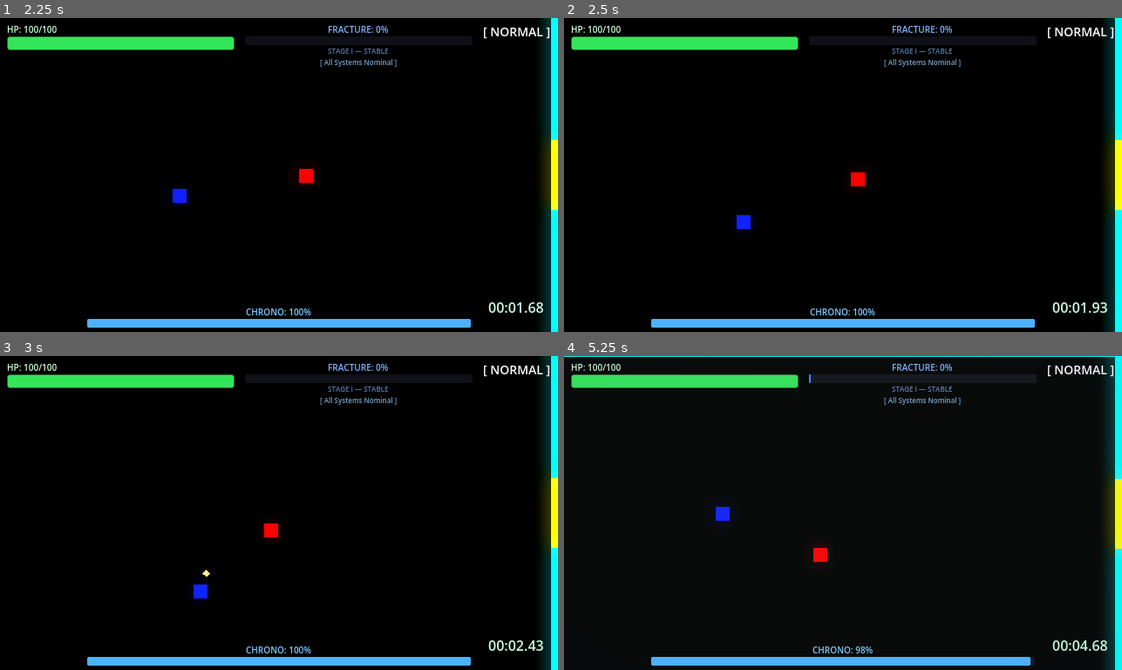
Above: before the commit, frames 1-4 (two rows, left to right).
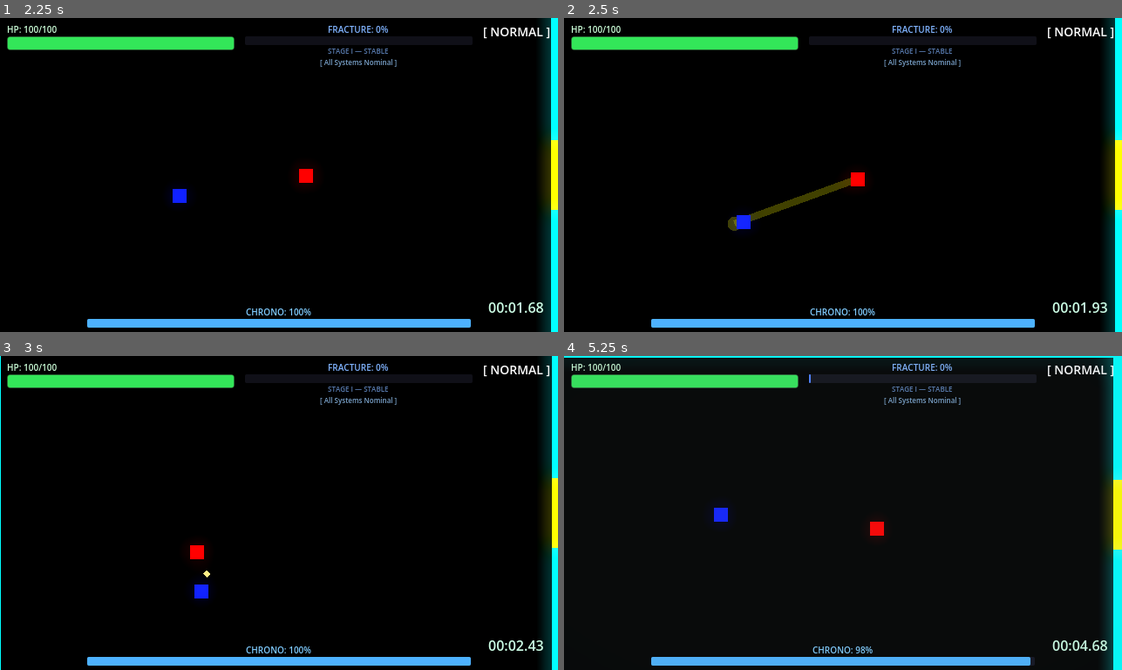
Above: after the commit, the same moments.

Repository: scarf-y/Polychron
Game: Godot game, scene res://scenes/ui/main_menu.tscn
The game is run twice, just before and just after one commit, with the same random seed, the same clock (stepped at 60 frames per second) and the same inputs.
Inputs (mouse positions are in pixels of both pictures, inside the frame that each line leads up to):
- Up to frame 1 (2.25 s): click "ENTER THE VOID" at 0.5 s; move the mouse to (401, 159) at 1.27 s; hold D (move_right) 1.28-2.03 s; tap Q (dash) at 1.35, 2.1 s; move the mouse to (167, 190) at 2.02 s; hold S (move_down) from 2.03 s (still down)
- Up to frame 2 (2.5 s): keep holding S (move_down)
- Up to frame 3 (3 s): move the mouse to (334, 443) at 2.77 s; release S (move_down) at 2.78 s; hold D (move_right) from 2.78 s (still down); click (334, 443) at 2.85 s
- Up to frame 4 (5.25 s): tap Q (dash) at 3.05, 3.8, 4.55 s; move the mouse to (815, 575) at 3.52 s; release D (move_right) at 3.53 s; hold W (move_up) 3.53-4.28 s; tap E (time_erase) at 3.6 s; move the mouse to (1010, 560) at 4.27 s; hold A (move_left) from 4.28 s (still down); tap Shift (time_slow) at 4.35 s; move the mouse to (675, 465) at 5.02 s; tap Space (time_stop) at 5.1 s

Frame 1 is identical in both runs. In frame 2, 0.5% of the frame differs, in the area x 29-52%, y 50-68%; in frame 3, 0.6%; in frame 4, 0.9%, in the area x 0-100%, y 0-100%.

Commit message:
feat: buff stalker dash range and add visual telegraph line, extend boss cone telegraph

Diff:
--- a/scripts/stalker_enemy.gd
+++ b/scripts/stalker_enemy.gd
@@ -16,9 +16,11 @@
 
 # --- Attack Telegraph ---
 var _is_attacking: bool = false
-const LUNGE_SPEED: float = 200.0
-const LUNGE_DURATION: float = 0.2
-const ATTACK_RANGE: float = 50.0
+var _is_telegraphing: bool = false
+var _lunge_target_dir: Vector2 = Vector2.ZERO
+const LUNGE_SPEED: float = 500.0
+const LUNGE_DURATION: float = 0.3
+const ATTACK_RANGE: float = 140.0
 const ATTACK_COOLDOWN: float = 1.5
 var _attack_cooldown_timer: float = 0.0
 
@@ -74,11 +76,17 @@
 
 func _perform_lunge(direction: Vector2, player: Node2D) -> void:
 	_is_attacking = true
+	_is_telegraphing = true
+	_lunge_target_dir = direction
 	_attack_cooldown_timer = ATTACK_COOLDOWN
 
-	# Telegraph: flash yellow for 0.3s
+	# Telegraph: flash yellow for 0.3s and show line
 	modulate = Color(1, 1, 0)  # Bright yellow warning
+	queue_redraw()
 	await get_tree().create_timer(0.3).timeout
+
+	_is_telegraphing = false
+	queue_redraw()
 
 	# Lunge!
 	modulate = Color(1, 0, 0)  # Bright red during attack
@@ -96,6 +104,13 @@
 
 	_is_attacking = false
 	modulate = Color(1.0, 0.2, 0.2)
+
+func _draw() -> void:
+	if _is_telegraphing:
+		var target_pos = _lunge_target_dir * (LUNGE_SPEED * LUNGE_DURATION)
+		# Draw a thick transparent grey/white line to show the dash path
+		draw_line(Vector2.ZERO, target_pos, Color(0.8, 0.8, 0.9, 0.3), 8.0)
+		draw_circle(target_pos, 8.0, Color(0.8, 0.8, 0.9, 0.3))
 
 func take_damage(amount: float = 10.0) -> void:
 	if is_dead:
--- a/scripts/time_warden.gd
+++ b/scripts/time_warden.gd
@@ -242,7 +242,7 @@
 	current_boss_state = BossState.CONE_SHOCKWAVE
 	var target_pos: Vector2 = TimeManager.get_enemy_target_position(player)
 	_cone_direction = (target_pos - global_position).normalized()
-	_state_timer = 0.6  # Telegraph duration
+	_state_timer = 1.0  # Telegraph duration
 	_is_telegraph = true
 	modulate = Color(1.0, 0.5, 0.0)  # Orange telegraph
 	velocity = Vector2.ZERO
